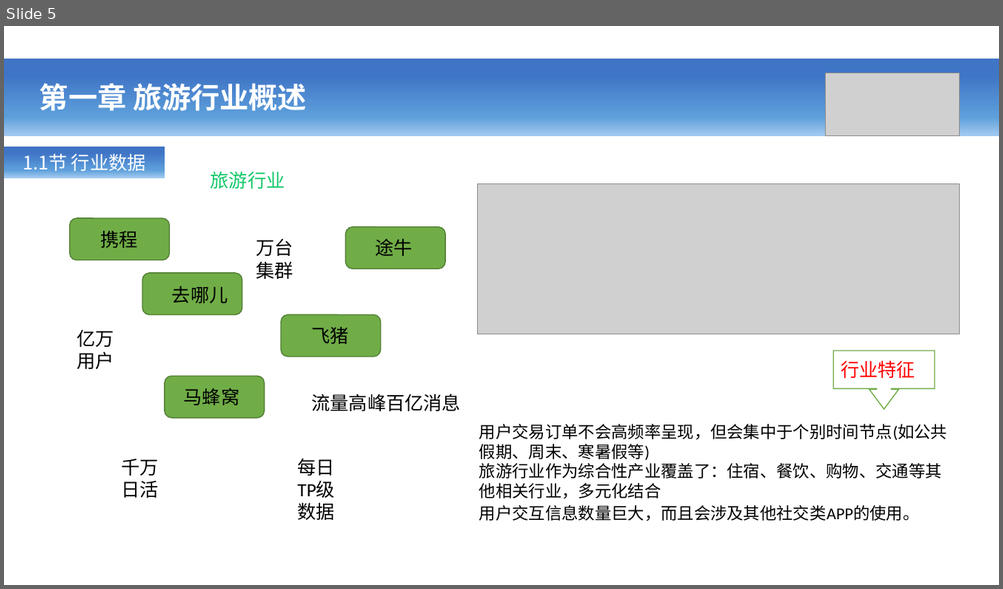
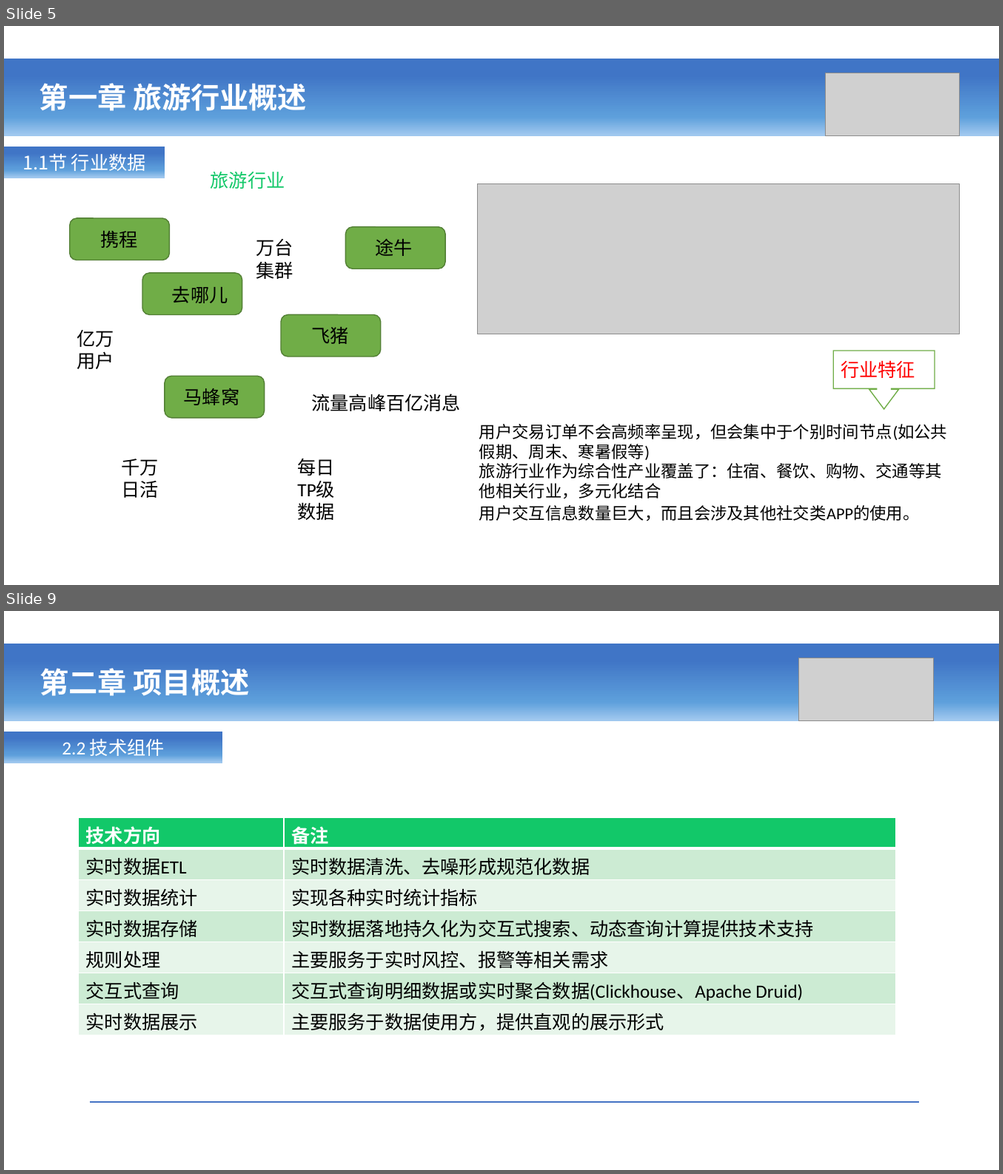
Before and after one commit to ZQHS/qtravel, a slide deck: doc/项目文档/好程序员实时项目(Flink).pptx. Shown one above the other, each under a label of ours: slide 5 before the commit, slides 5 and 9 after it; the slides between them are not shown. The pictures are 1003x589 and 1003x1174 pixels, drawn with LibreOffice and Linux fonts; fonts in the diff are those of the drawing; grey boxes stand for pictures. Boxes give left, top, right and bottom in pixels: in the first picture for what was removed or moved away, otherwise in the second. Text is boxed around its words. In the diff, an @@ line names an element or a change of style, - is before the commit and + after.

Commit message:
0222 旅游项目测试

```diff
--- a/doc/项目文档/好程序员实时项目(Flink).pptx
+++ b/doc/项目文档/好程序员实时项目(Flink).pptx
@@ slide 9 added at bbox=[4, 611, 999, 1170], background #FFFFFF @@
@@ rectangle added at bbox=[4, 644, 999, 721], fill gradient #4075C6 to #5D9FDB to #A0C8EF @@
@@ text added at bbox=[40, 668, 250, 696], 28 pt, text #FFFFFF, bold @@
+第二章 项目概述
@@ picture added at bbox=[799, 658, 933, 721] @@
@@ rectangle added at bbox=[4, 732, 222, 763], fill gradient #4075C6 to #5D9FDB to #A0C8EF, 18 pt, text #FFFFFF @@
+2.2 技术组件
@@ table added at bbox=[79, 817, 896, 1036], 7 rows, 2 columns @@
+技术方向 | 备注
+实时数据ETL | 实时数据清洗、去噪形成规范化数据
+实时数据统计 | 实现各种实时统计指标
+实时数据存储 | 实时数据落地持久化为交互式搜索、动态查询计算提供技术支持
+规则处理 | 主要服务于实时风控、报警等相关需求
+交互式查询 | 交互式查询明细数据或实时聚合数据(Clickhouse、Apache Druid)
+实时数据展示 | 主要服务于数据使用方，提供直观的展示形式
@@ line added from (90, 1102) to (919, 1102), #4472C4 1.5 pt @@
```
Also in this commit, not shown: 3 slides changed, 3 other slides added, 2 slides removed, 19 other files.
